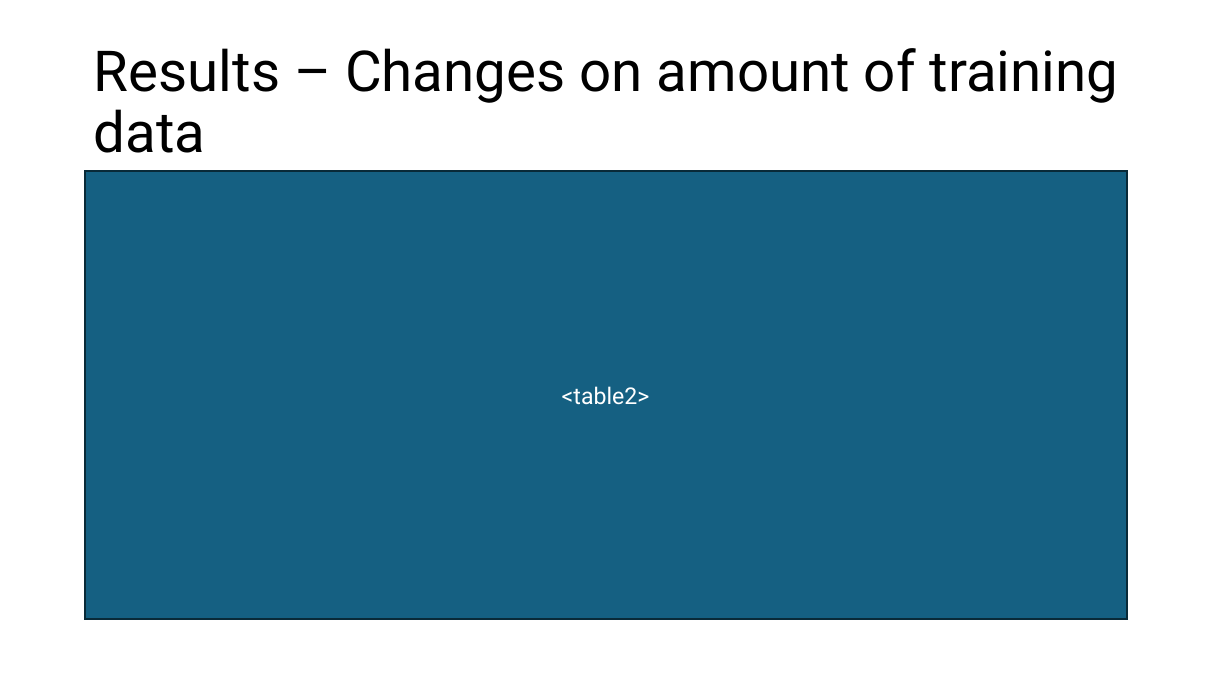
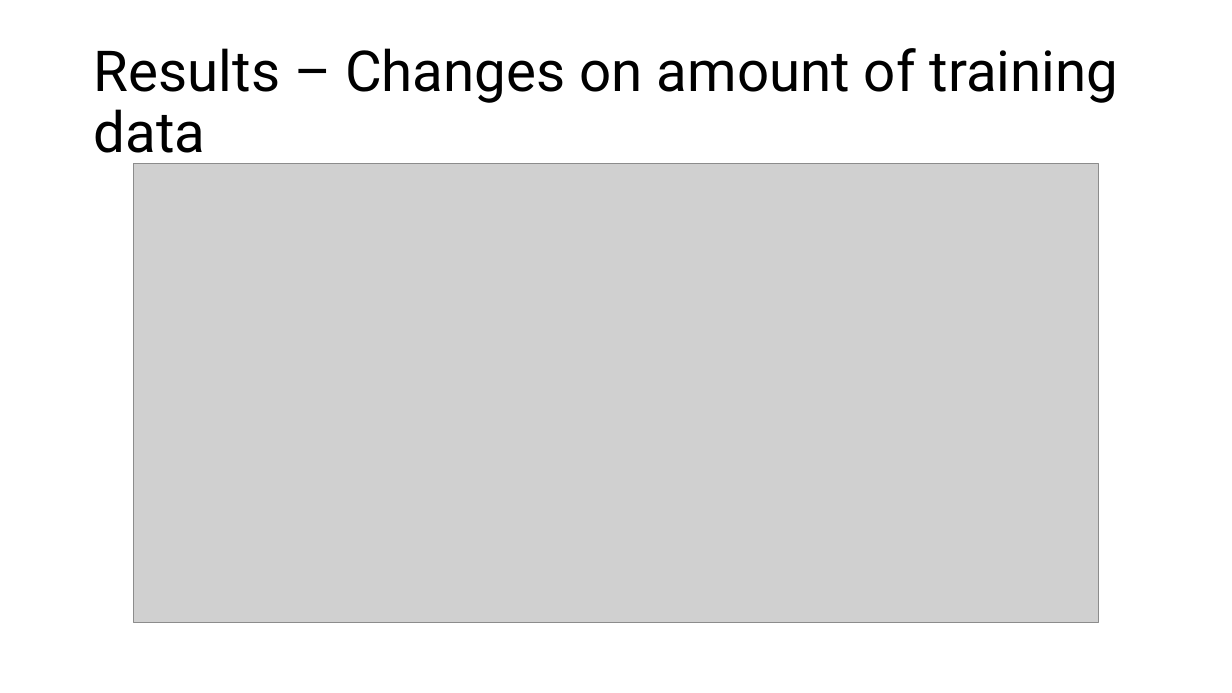
Before and after one commit to turtneck/HI2459-FinalProject-option1, a slide deck: slide 5 of HI2459_finalproject-option1-presentation_jeb382.pptx. Drawn at 1232x693 pixels with LibreOffice and Linux fonts; fonts in the diff are those of the drawing; grey boxes stand for pictures. Boxes give left, top, right and bottom in pixels: in the first picture for what was removed or moved away, otherwise in the second. Text is boxed around its words. In the diff, an @@ line names an element or a change of style, - is before the commit and + after.

```diff
--- a/HI2459_finalproject-option1-presentation_jeb382.pptx
+++ b/HI2459_finalproject-option1-presentation_jeb382.pptx
@@ rectangle removed at (85,171,1128,619) @@
-<table2>
@@ picture added at (133,164,1098,622) @@
```
Also in this commit, not shown: 1 other file.
